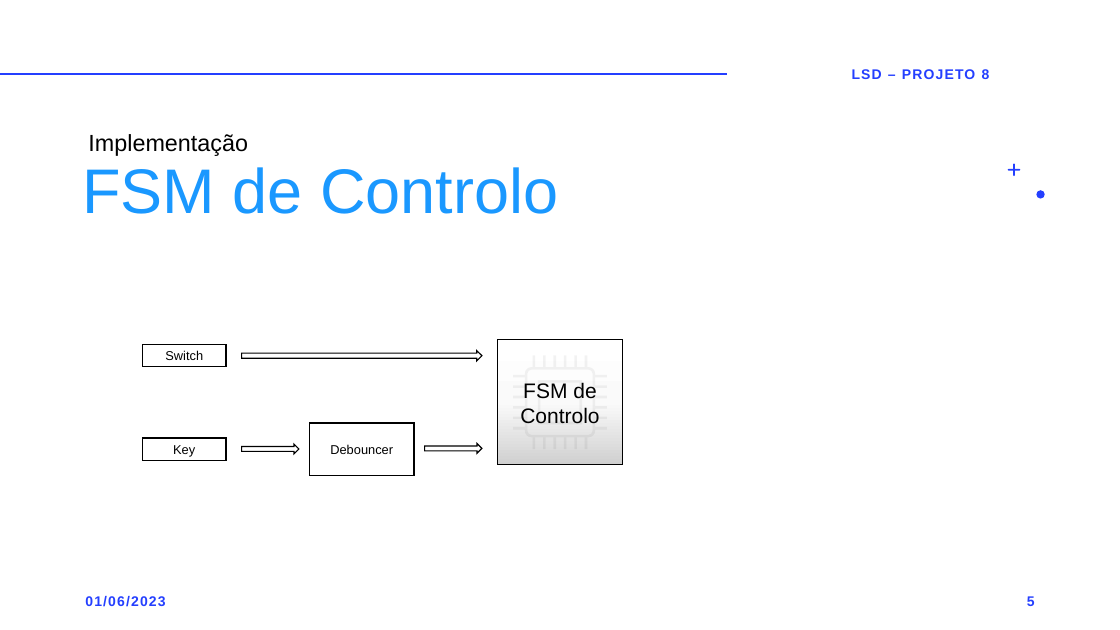
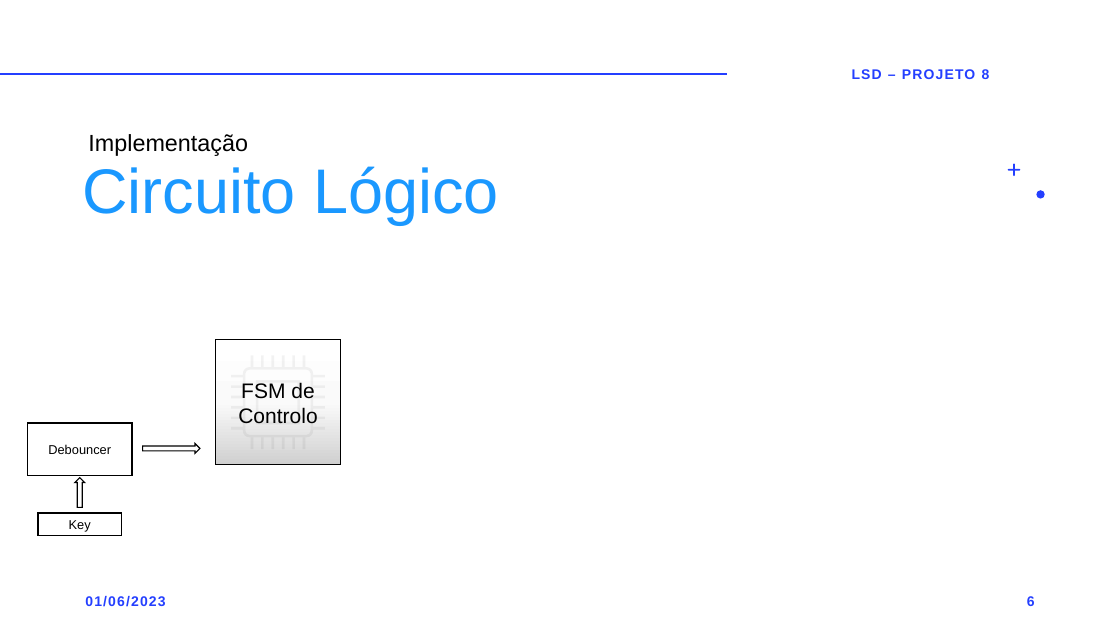
Before and after one commit to OlgaButs/LSD_Project, a slide deck: slide 6 of #PowerPoint_Presentation/v6.pptx (slide 5 before the commit). Drawn at 1120x630 pixels with LibreOffice and Linux fonts; fonts in the diff are those of the drawing. Boxes give left, top, right and bottom in pixels: in the first picture for what was removed or moved away, otherwise in the second. Text is boxed around its words. In the diff, an @@ line names an element or a change of style, - is before the commit and + after.

```diff
--- a/#PowerPoint_Presentation/v6.pptx
+++ b/#PowerPoint_Presentation/v6.pptx
@@ title at bbox=[82, 166, 499, 224]: text changed @@
-FSM de Controlo
+Circuito Lógico
@@ rectangle removed at bbox=[143, 344, 226, 366] @@
-Switch
@@ right arrow removed at bbox=[242, 350, 482, 360] @@
@@ 2 rectangles, 2 freeform shapes, 1 right arrow: place and size @@
-2 rectangles, 2 freeform shapes, 1 right arrow at bbox=[309, 339, 623, 476]
+2 rectangles, 2 freeform shapes, 1 right arrow at bbox=[28, 339, 341, 476]
@@ right arrow at bbox=[74, 478, 84, 507]: rotation 0 to 270 degrees @@
@@ rectangle "Key": place and size @@
-rectangle "Key" at bbox=[143, 438, 226, 460]
+rectangle "Key" at bbox=[38, 513, 121, 535]
```
Also in this commit, not shown: 7 other slides changed, 2 slides removed, 2 other files.
